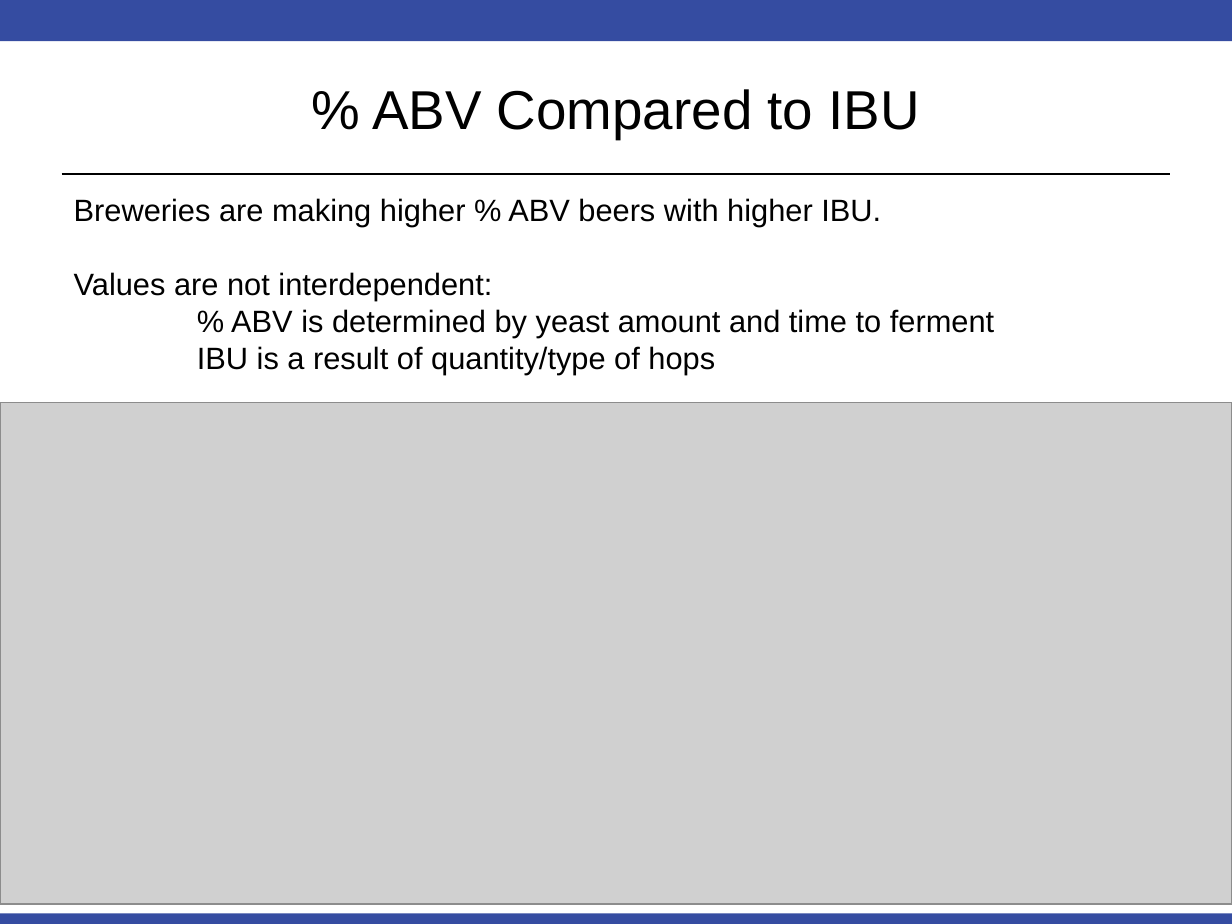
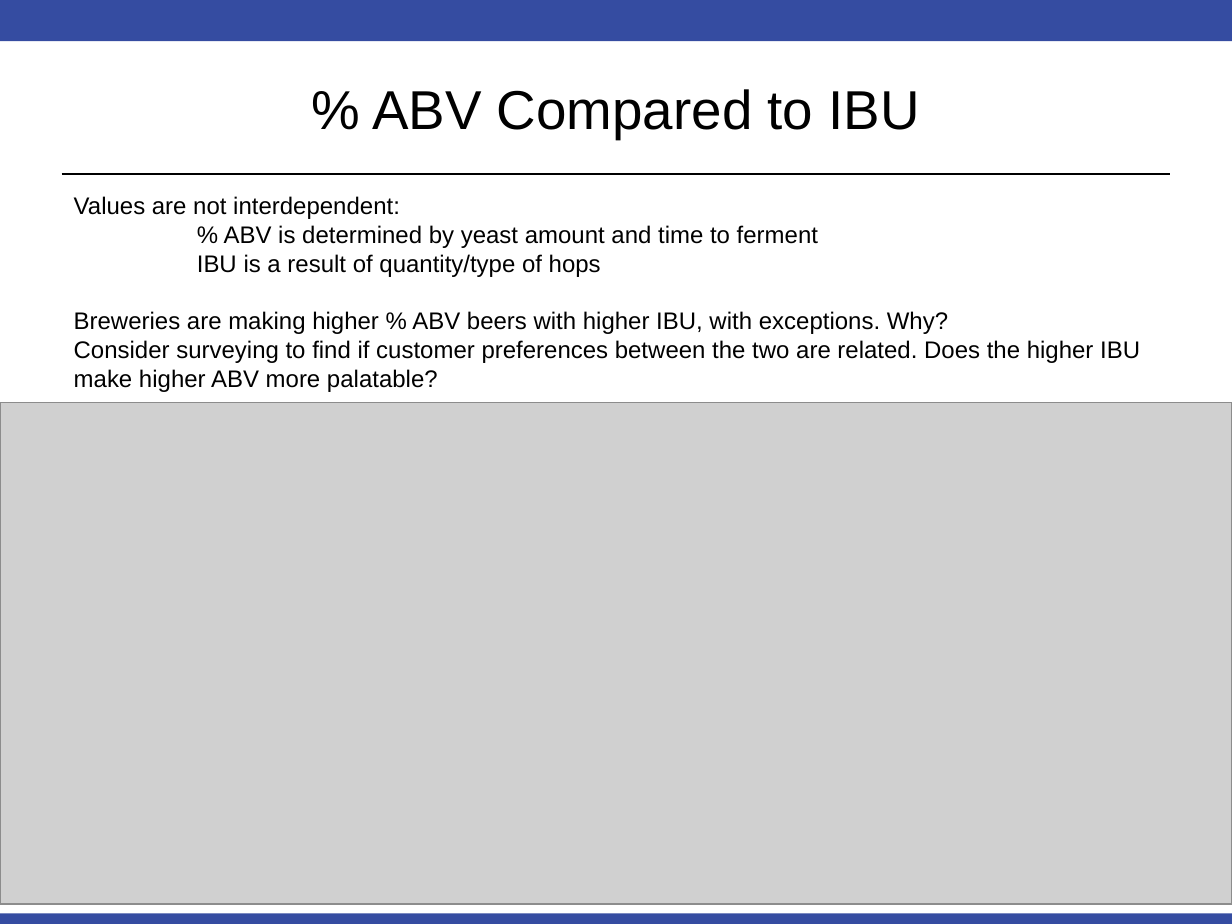
Before and after one commit to msherga/MSDS_6306_Doing-Data-Science, a slide deck: slide 8 of Unit 8 and 9 Case Study 1/EDA Slide Deck.pptx. Drawn at 1232x924 pixels with LibreOffice and Linux fonts; fonts in the diff are those of the drawing; grey boxes stand for pictures. Boxes give left, top, right and bottom in pixels: in the first picture for what was removed or moved away, otherwise in the second. Text is boxed around its words. In the diff, an @@ line names an element or a change of style, - is before the commit and + after.

```diff
--- a/Unit 8 and 9 Case Study 1/EDA Slide Deck.pptx
+++ b/Unit 8 and 9 Case Study 1/EDA Slide Deck.pptx
@@ text at [74,198,881,227]: paragraph removed @@
-Breweries are making higher % ABV beers with higher IBU.
@@ text at [74,196,818,277]: size 18 to 14 pt in "Values are not interdependent:", "% ABV is determined by yeast amount ...", "IBU is a result of quantity/type of ..." @@
@@ text at [74,311,1140,392]: paragraphs added @@
+Breweries are making higher % ABV beers with higher IBU, with exceptions. Why?
+Consider surveying to find if customer preferences between the two are related. Does the higher IBU make higher ABV more palatable?
```
Also in this commit, not shown: 5 other slides changed, 2 slides added.
